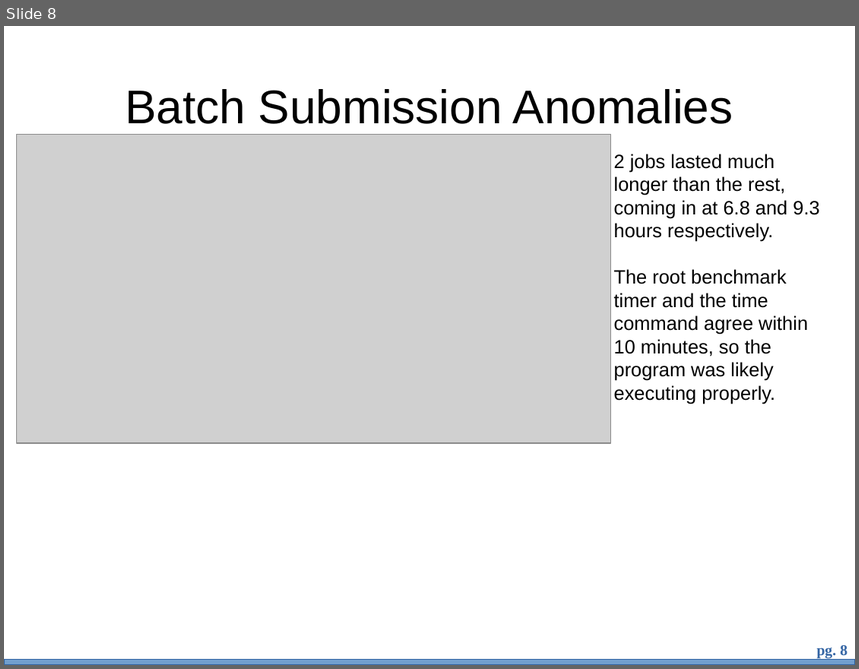
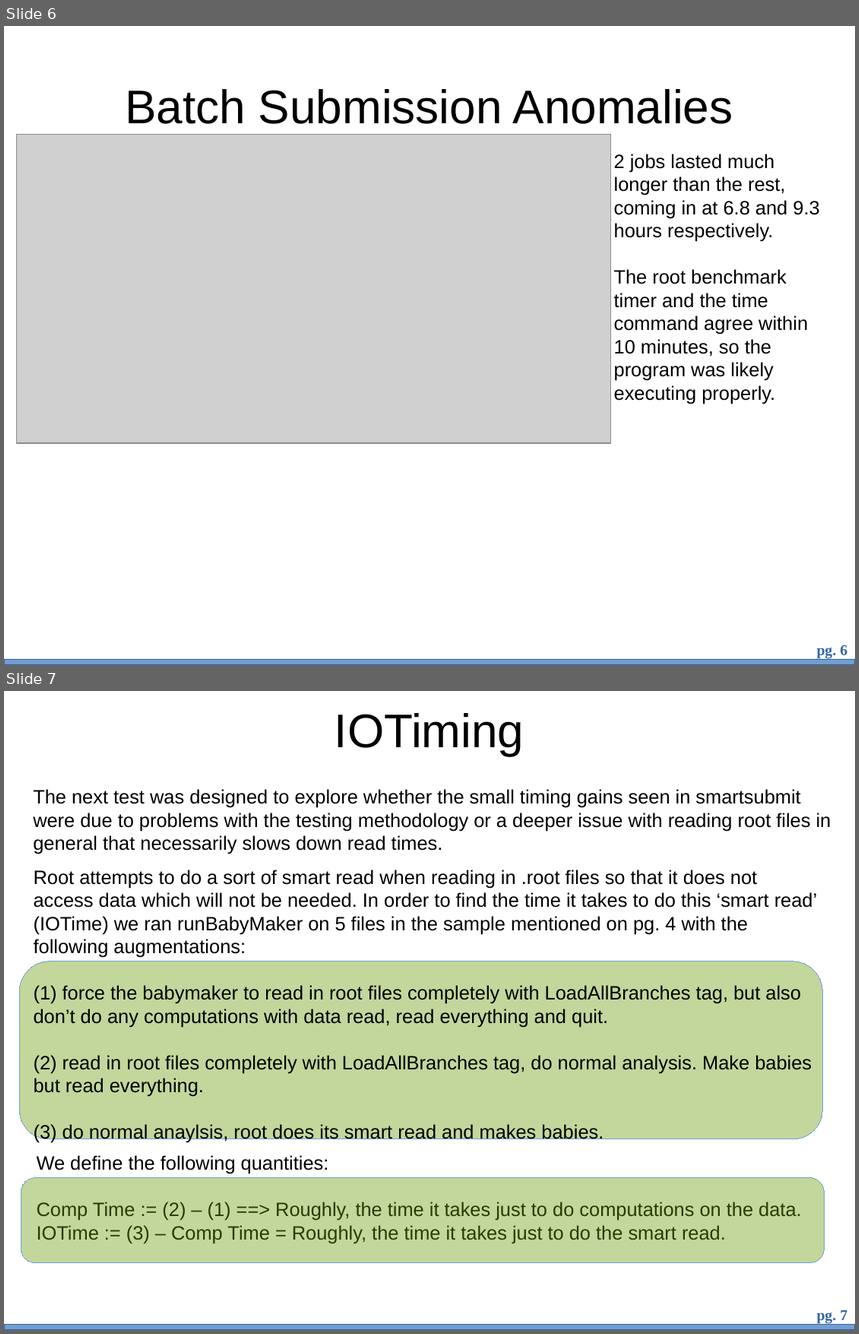
Before and after one commit to bth5032/smartsubmit, a slide deck: Presentations/benchmarking/bench.odp. Shown one above the other, each under a label of ours: slide 8 before the commit, slides 6 and 7 after it. The pictures are 859x669 and 859x1334 pixels, drawn with LibreOffice and Linux fonts; fonts in the diff are those of the drawing; grey boxes stand for pictures; background and template pictures are left out. Boxes give left, top, right and bottom in pixels: in the first picture for what was removed or moved away, otherwise in the second. Text is boxed around its words. In the diff, an @@ line names an element or a change of style, - is before the commit and + after.

```diff
--- a/Presentations/benchmarking/bench.odp
+++ b/Presentations/benchmarking/bench.odp
@@ slide 7 added at box(4, 691, 855, 1330), background #FFFFFF; not listed: 2 template elements that a slide beside it also shows @@
@@ title added at box(335, 713, 525, 756), 44 pt, text #000000 @@
+IOTiming
@@ text added at box(33, 789, 832, 854), 18 pt, text #000000 @@
+The next test was designed to explore whether the small timing gains seen in smartsubmit were due to problems with the testing methodology or a deeper issue with reading root files in general that necessarily slows down read times.
@@ text added at box(34, 870, 817, 1143), 18 pt, text #000000 @@
+Root attempts to do a sort of smart read when reading in .root files so that it does not access data which will not be needed. In order to find the time it takes to do this ‘smart read’ (IOTime) we ran runBabyMaker on 5 files in the sample mentioned on pg. 4 with the following augmentations:
+(1) force the babymaker to read in root files completely with LoadAllBranches tag, but also don’t do any computations with data read, read everything and quit.
+(2) read in root files completely with LoadAllBranches tag, do normal analysis. Make babies but read everything.
+(3) do normal anaylsis, root does its smart read and makes babies.
@@ rounded rectangle added at box(19, 962, 823, 1139), fill #669900 at 39% opacity, outline #729FCF 0 pt @@
@@ text added at box(37, 1155, 801, 1244), 18 pt, text #000000 @@
+We define the following quantities:
+Comp Time := (2) – (1) ==> Roughly, the time it takes just to do computations on the data.
+IOTime := (3) – Comp Time = Roughly, the time it takes just to do the smart read.
@@ rounded rectangle added at box(21, 1177, 824, 1263), fill #669900 at 39% opacity, outline #729FCF 0 pt @@
@@ what was slide 8 is now slide 6 @@
@@ page number at box(817, 645, 848, 658): text changed @@
-pg. 8
+pg. 6
```
Also in this commit, not shown: 3 slides changed, 2 other slides added, 3 slides removed, 2 other files.
